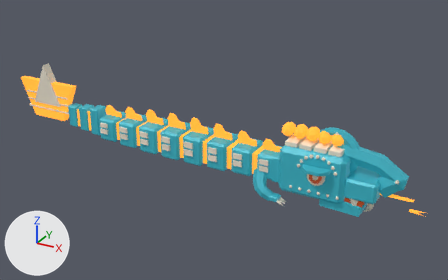
What one commit did to the glTF model public/models/xiuhcoatl.glb.
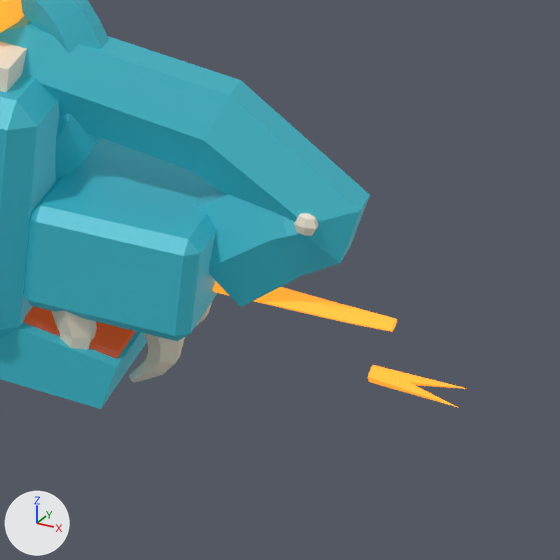
There are two pictures of each version: one whole from a 50 mm lens placed at (3.5, -5.7, 2.99), pointed at (0.31, 0.12, 0.08), one close up on the part from 76% to 99% of the width and 50% to 88% of the height. Lighting does not change. The marker at lower left points along +X, +Y and +Z. The last two pictures show the newer version. Vertices at exactly the same position are counted once.

In view in the first close-up: 'Xiuhcoatl'.
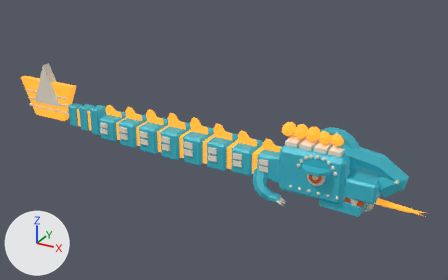
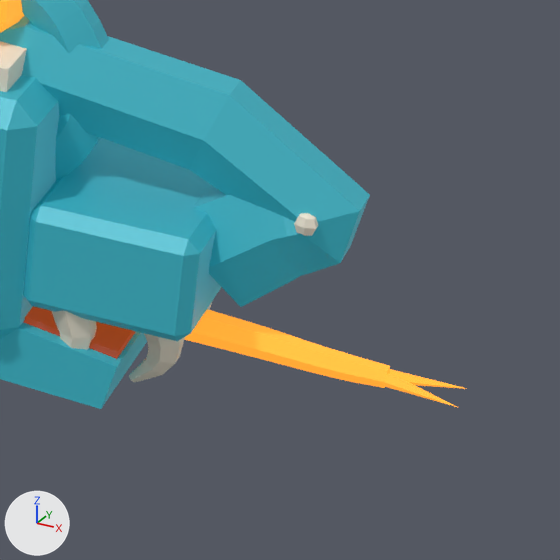
Boxes [x1, y1, x2, y2] around the edits, measured in the close-ups (560 x 560 px; the box of a moved part takes in the faces that stretch with it):
part 1 of me_skull, moved or reshaped: before [212, 281, 397, 332]; after [184, 309, 390, 388]

The edits, one by one:
me_skull has 2752 vertices, 4928 faces and spans x -2.71..2.68, y -0.36..0.32, z -0.34..0.65.
me_skull is used by ob_xiuhcoatl; location (0.0, 0.0, 0.0).
me_skull part 1: the loose piece of 150 vertices spanning x 1.91..2.54, y -0.05..0.05, z -0.08..-0.05 is scaled about its middle by (1, 0.841, 2.13), then moved by (0.0, 0.0, -0.1).
